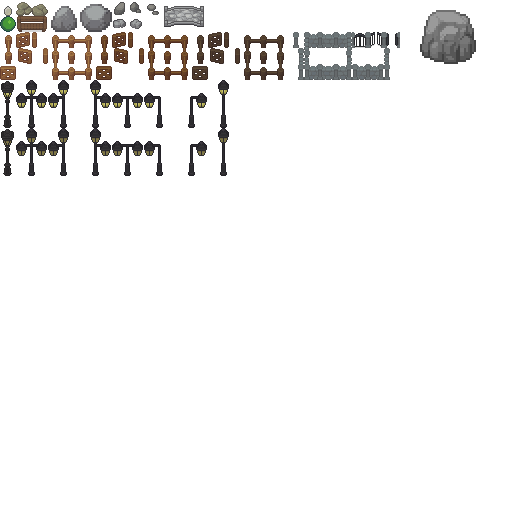
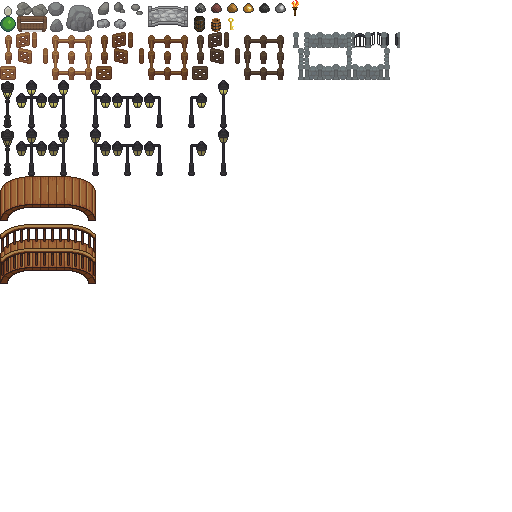
Before/after of a (512, 512) layered artwork. What changed in the layer stack:
painted on "objects" over left=0, top=0, right=476, bottom=284
